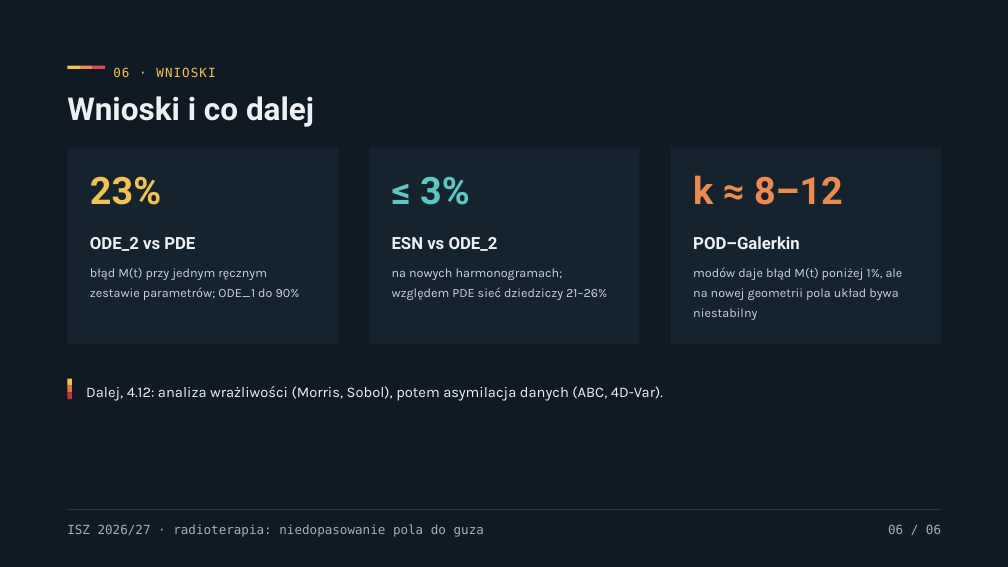
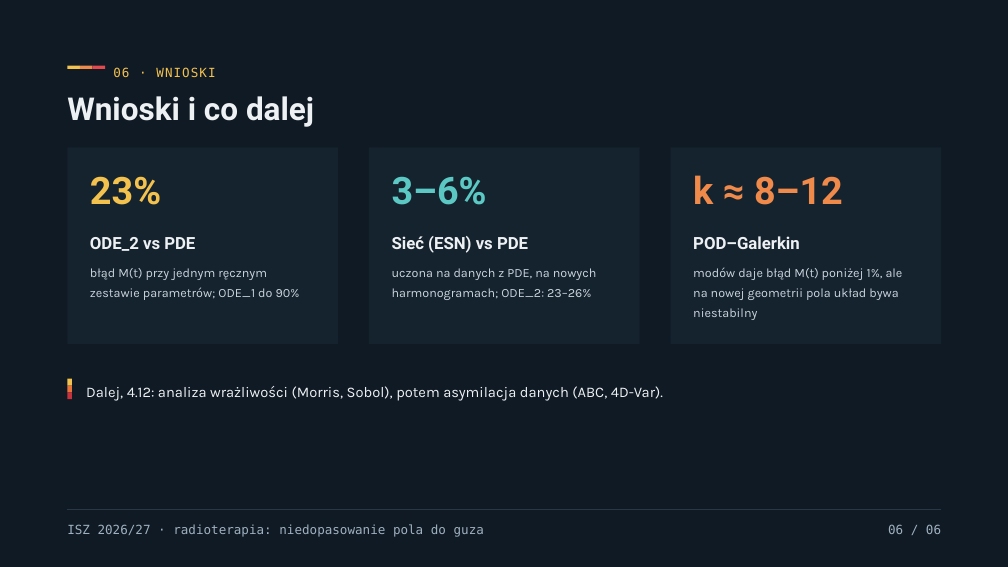
Before and after one commit to Redy144/off-target, a slide deck: slide 13 of prezentacje/2026-11-20_zad3/Radioterapia_guza_2026-11-20.pptx. Drawn at 1008x567 pixels with LibreOffice and Linux fonts; fonts in the diff are those of the drawing. Boxes give left, top, right and bottom in pixels: in the first picture for what was removed or moved away, otherwise in the second. Text is boxed around its words. In the diff, an @@ line names an element or a change of style, - is before the commit and + after.

```diff
--- a/prezentacje/2026-11-20_zad3/Radioterapia_guza_2026-11-20.pptx
+++ b/prezentacje/2026-11-20_zad3/Radioterapia_guza_2026-11-20.pptx
@@ text at bbox=[392, 177, 487, 205]: text changed @@
-≤ 3%
+3–6%
@@ text at bbox=[392, 236, 528, 253]: text changed @@
-ESN vs ODE_2
+Sieć (ESN) vs PDE
@@ text at bbox=[392, 268, 597, 300]: text changed @@
-na nowych harmonogramach; względem PDE sieć dziedziczy 21–26%
+uczona na danych z PDE, na nowych harmonogramach; ODE_2: 23–26%
```
Also in this commit, not shown: 1 other slide changed.
